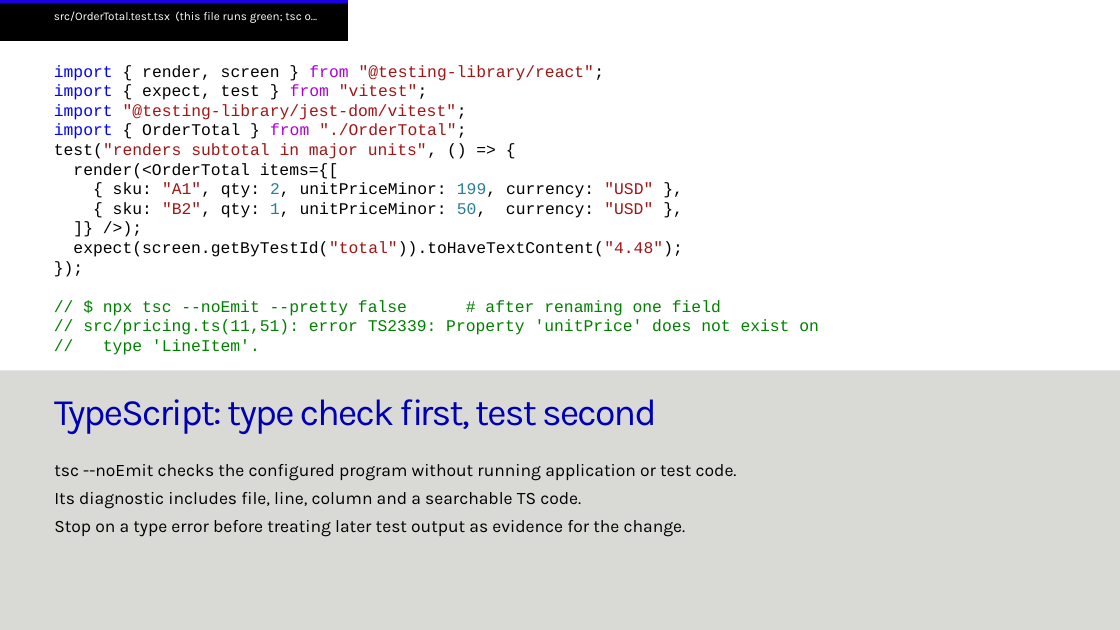
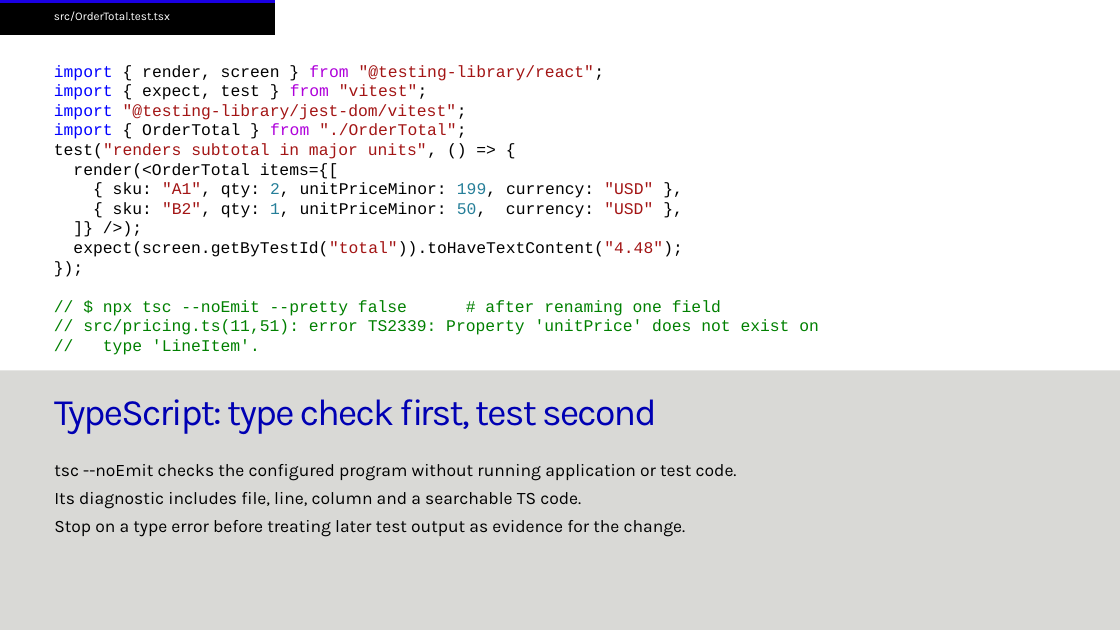
Before and after one commit to sabajamalian/agentic-sdlc-demo-01, a slide deck: slide 10 of decks/agent-ready-repos.pptx (slide 12 before the commit). Drawn at 1120x630 pixels with LibreOffice and Linux fonts; fonts in the diff are those of the drawing; background and template pictures are left out. Boxes give left, top, right and bottom in pixels: in the first picture for what was removed or moved away, otherwise in the second. Text is boxed around its words. In the diff, an @@ line names an element or a change of style, - is before the commit and + after.

```diff
--- a/decks/agent-ready-repos.pptx
+++ b/decks/agent-ready-repos.pptx
@@ text "src/OrderTotal.test.tsx": place and size @@
-text "src/OrderTotal.test.tsx" at (0, 0, 348, 41)
+text "src/OrderTotal.test.tsx" at (0, 0, 275, 35)
@@ text at (54, 11, 170, 21): text changed @@
-src/OrderTotal.test.tsx (this file runs green; tsc o...
+src/OrderTotal.test.tsx
```
Also in this commit, not shown: 8 other slides changed, 2 slides removed.
